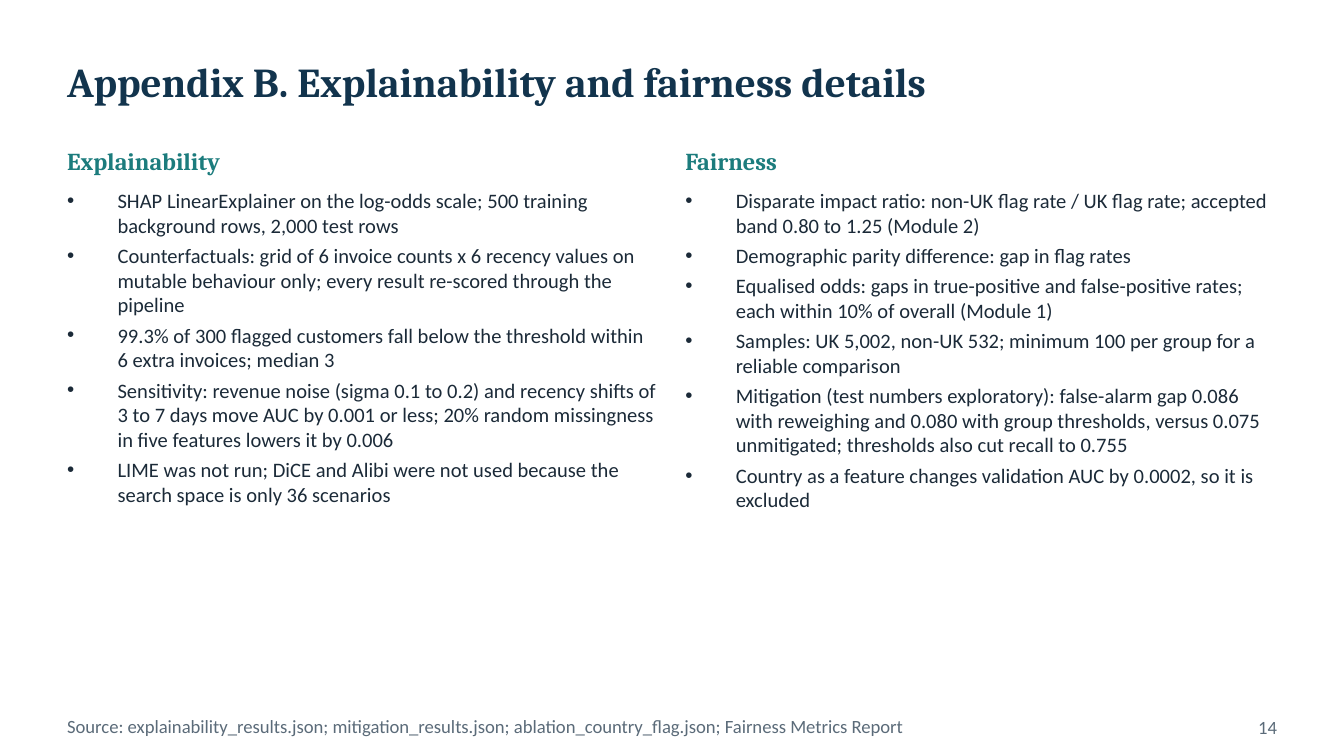
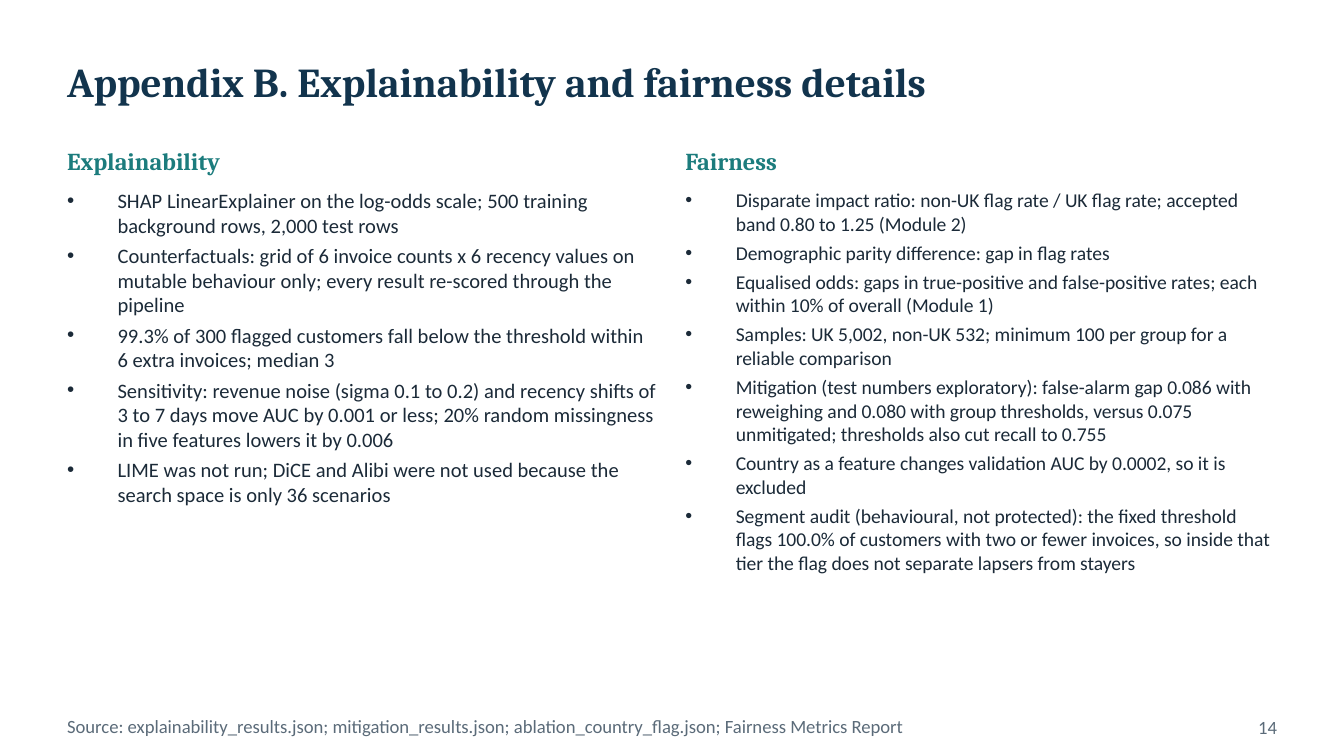
Before and after one commit to DrChitsungo/https-github.com-users-online-retail-analytics-, a slide deck: slide 14 of deck/Module5_Churn_Insights.pptx. Drawn at 1344x756 pixels with LibreOffice and Linux fonts; fonts in the diff are those of the drawing. Boxes give left, top, right and bottom in pixels: in the first picture for what was removed or moved away, otherwise in the second. Text is boxed around its words. In the diff, an @@ line names an element or a change of style, - is before the commit and + after.

```diff
--- a/deck/Module5_Churn_Insights.pptx
+++ b/deck/Module5_Churn_Insights.pptx
@@ text at [736, 193, 1257, 494]: size 11 to 10.5 pt in "Disparate impact ratio: non-UK flag rate / ...", "Demographic parity difference: gap in flag rates", "Equalised odds: gaps in true-positive and false-positive ...", "Samples: UK 5,002, non-UK 532; minimum 100 ..." and 2 more places @@
@@ text at [736, 509, 1269, 574]: paragraph added @@
+• Segment audit (behavioural, not protected): the fixed threshold flags 100.0% of customers with two or fewer invoices, so inside that tier the flag does not separate lapsers from stayers
```
Also in this commit, not shown: 22 other files.
